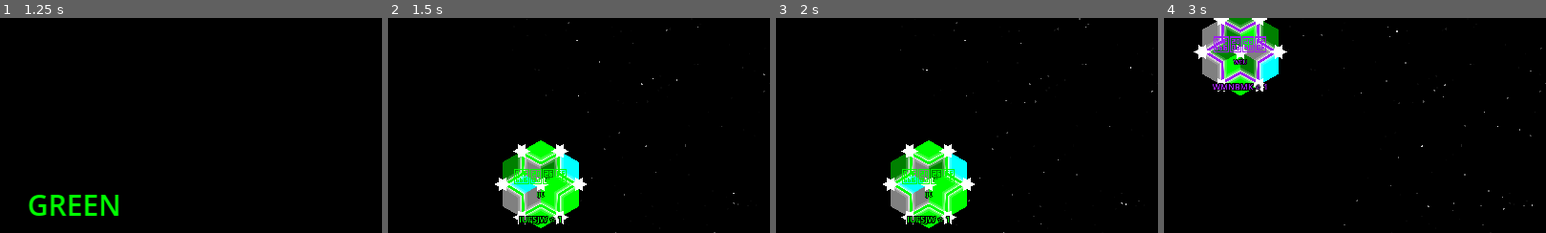
Above: before the commit, frames 1-4 (left to right).
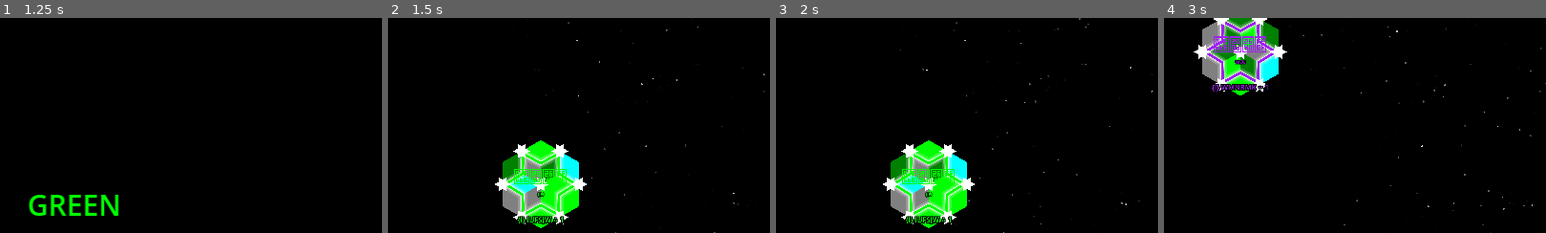
Above: after the commit, the same moments.

Repository: Cy13eruna/VyV
Game: Godot game, scene res://main.tscn
The game is run twice, just before and just after one commit, with the same random seed, the same clock (stepped at 60 frames per second) and the same inputs.
Inputs:
- Up to frame 1 (1.25 s): click "2" at 0.5 s
- Up to frame 2 (1.5 s): click "START TURN" at 1.25 s
- Up to frame 3 (2 s): no input
- Up to frame 4 (3 s): click "END TURN" at 2 s; click "START TURN" at 2.75 s
The pictures show only the part of the screen within x 50-100%, y 11-61%; the shares and areas given below are measured in that part.

Frame 1 is identical in both runs. In frame 2, 0.4% of the frame differs, in the area x 33-46%, y 80-97%; in frame 3, 0.4%; in frame 4, 0.4%, in the area x 12-28%, y 19-35%.

Commit message:
Domain Level

Diff:
--- a/src/systems/entities/Domain.gd
+++ b/src/systems/entities/Domain.gd
@@ -1,4 +1,3 @@
-# res://src/systems/entities/Domain.gd
 extends "res://src/systems/entities/MapEntity.gd"
 
 # --- CONTROLE DE UNICIDADE (ESTÁTICO) ---
@@ -12,7 +11,8 @@
 var label_node: Node2D
 
 var domain_name: String = ""
-var power: int = 1 # NOVO: Todo Domínio começa com 1 de Poder
+var power: int = 1     # Todo Domínio começa com 1 de Poder
+var domain_level: int = 1 # NOVO: Nível inicial I
 
 func _ready() -> void:
 	_setup_high_res_font()
@@ -58,11 +58,24 @@
 	queue_redraw()
 	if label_node: label_node.queue_redraw()
 
-## NOVO: Função para adicionar poder e atualizar o visual
+## NOVO: Sistema de Nível e Poder
 func add_power(amount: int) -> void:
-	power += amount
+	power = max(0, power + amount)
 	if label_node:
-		label_node.queue_redraw() # Força o redesenho do texto
+		label_node.queue_redraw()
+
+func upgrade_level() -> void:
+	domain_level += 1
+	if label_node:
+		label_node.queue_redraw()
+
+## NOVO: Conversor de Números Romanos (Suporta até X)
+func _get_roman_level(lv: int) -> String:
+	var roman_map = {
+		1: "I", 2: "II", 3: "III", 4: "IV", 5: "V",
+		6: "VI", 7: "VII", 8: "VIII", 9: "IX", 10: "X"
+	}
+	return roman_map.get(lv, str(lv))
 
 func generate_vagabond_name() -> String:
 	var standard_alphabet = "ABCDEFGHIJKLMNOPQRSTUVWXYZ"
@@ -107,9 +120,11 @@
 	var downscale = 1.0 / upscale
 	label_node.draw_set_transform(Vector2.ZERO, 0.0, Vector2(downscale, downscale))
 
-	# ATUALIZADO: Formato do título conforme solicitado
-	var text = domain_name + " ⭐ " + str(power)
-	var font_size = 56
+	# ATUALIZADO: {LEVEL} DOMAIN_NAME ⭐ POWER
+	var roman_lv = _get_roman_level(domain_level)
+	var text = "{%s} %s ⭐ %d" % [roman_lv, domain_name.to_upper(), power]
+
+	var font_size = 48
 	var text_size = high_res_font.get_string_size(text, HORIZONTAL_ALIGNMENT_CENTER, -1, font_size)
 
 	var text_pos = Vector2(-text_size.x / 2.0, (outer_r * upscale) + 20.0)
--- a/src/systems/entities/Vagabond.gd
+++ b/src/systems/entities/Vagabond.gd
@@ -103,7 +103,7 @@
 	label.text = vagabond_name
 	var text_settings = LabelSettings.new()
 	text_settings.font = _high_res_font
-	text_settings.font_size = 40
+	text_settings.font_size = 32
 	text_settings.font_color = entity_color
 	text_settings.outline_size = 16
 	text_settings.outline_color = Color.BLACK
Not shown, changed: OBS.txt
